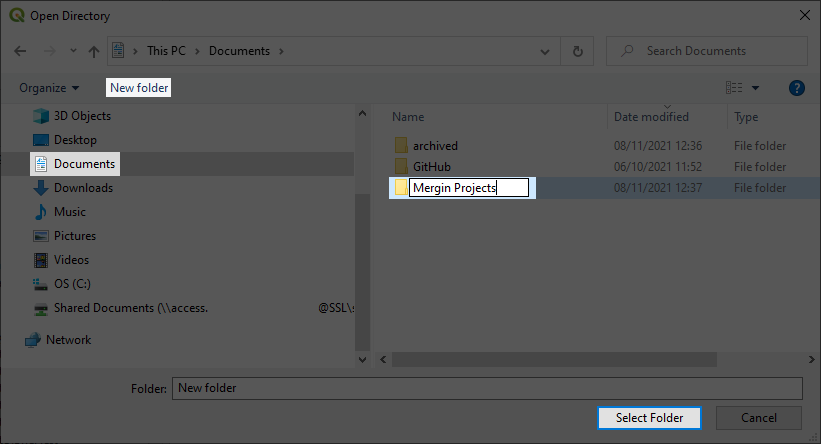
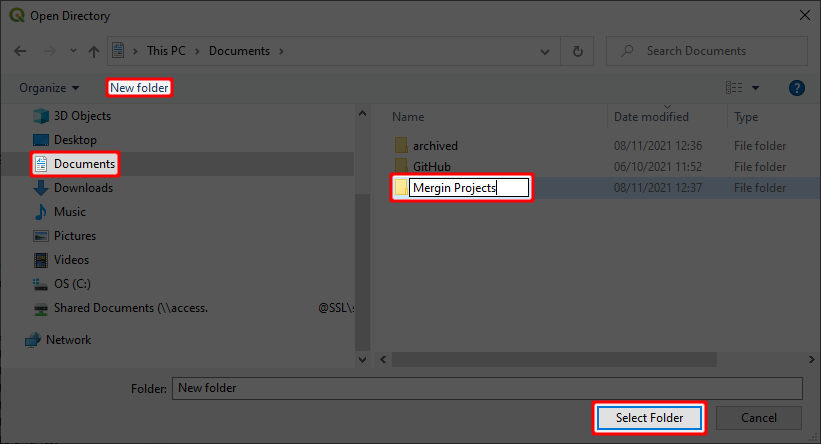
Layered file, before and after one edit (821x444). Changes by layer:
added layer "Red" above "Black" over [29, 77, 708, 436]
painted on "Black" over [30, 78, 706, 434]
